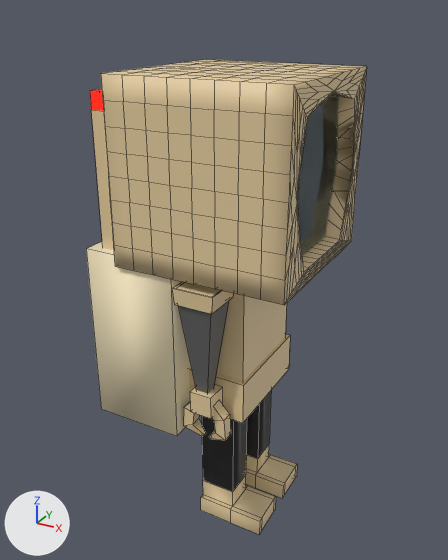
Renders of the Blender file models/space.blend from each side of a commit.
One viewpoint serves both versions: a camera (50 mm lens) standing at (5.14, -9.96, 7.52) and looking at (-0.37, 0.05, 2.51). Lighting does not change. The marker at lower left points along +X, +Y and +Z. The first picture is the older version. Mesh edges are drawn as thin lines.
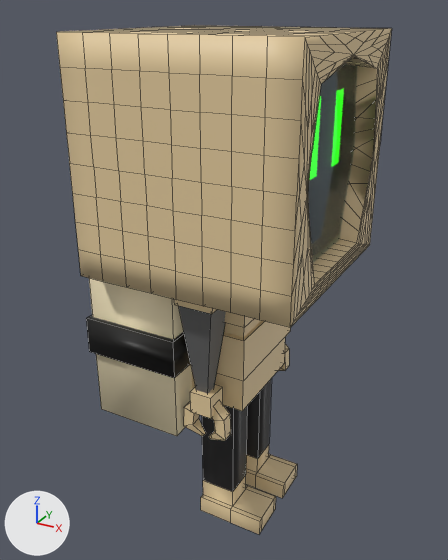
Boxes [x1, y1, x2, y2] around the edits, measured in the pictures (448 x 560 px):
'Cube.004', moved, rescaled (26% wider, 23% taller): before [101, 59, 367, 305]; after [56, 25, 392, 328]
'Plane', moved, rescaled (19% wider, 25% taller): before [298, 96, 339, 256]; after [308, 63, 357, 263]
'Cube.003', moved: before [189, 334, 290, 423]; after [190, 321, 291, 381]
'Cube.017', added (black): after [86, 315, 191, 378]
'Cube.009', unchanged, covered by the edit: before [90, 89, 114, 250]

Diff of the bpy script that builds the scene:
```diff
--- a/models/space.blend.py
+++ b/models/space.blend.py
@@ mat_material_034 @@
+mat_material_034 = principled_material('Material.034')
+mat_material_034.base_color = (0.00525, 0.00485, 0.0039)  # black #100f0d
@@ me_cube_026 @@
+me_cube_026.from_pydata(...)  # a box spanning x -1.0..1.0, y -1.0..1.0, z -1.0..1.0
+me_cube_026.polygons.foreach_set('use_smooth', [True] * 6)
+me_cube_026.materials.append(mat_material_034)  # black #100f0d
@@ ob_cube_003 @@
 ob_cube_003 = bpy.data.objects.new('Cube.003', me_cube_007)
-ob_cube_003.location = (0.0, 0.0, 0.59)
+ob_cube_003.location = (0.0, 0.0, 1.54)
 ob_cube_003.scale = (0.685, 1.11, 0.428)
@@ ob_cube_004 @@
 ob_cube_004 = bpy.data.objects.new('Cube.004', me_cube_008)
-ob_cube_004.location = (0.0, 0.0, 4.86)
-ob_cube_004.scale = (1.68, 1.68, 1.68)
+ob_cube_004.location = (-0.11, -0.01, 5.1)
+ob_cube_004.scale = (2.07, 2.07, 2.07)
 _m = ob_cube_004.modifiers.new('Subdivision', 'SUBSURF')
@@ ob_plane @@
 ob_plane = bpy.data.objects.new('Plane', me_plane)
-ob_plane.location = (1.39, 0.08, 4.86)
+ob_plane.location = (1.6, 0.09, 5.1)
 ob_plane.rotation_euler = (-0.000243, 1.571, 0.0)  # degrees (0, 90, 0)
-ob_plane.scale = (1.59, 1.59, 1.59)
+ob_plane.scale = (1.96, 1.96, 1.96)
@@ ob_cube_017 @@
+ob_cube_017 = bpy.data.objects.new('Cube.017', me_cube_026)
+ob_cube_017.location = (-1.46, 0.0, 1.55)
+ob_cube_017.scale = (1.01, 1.73, 0.376)
```
